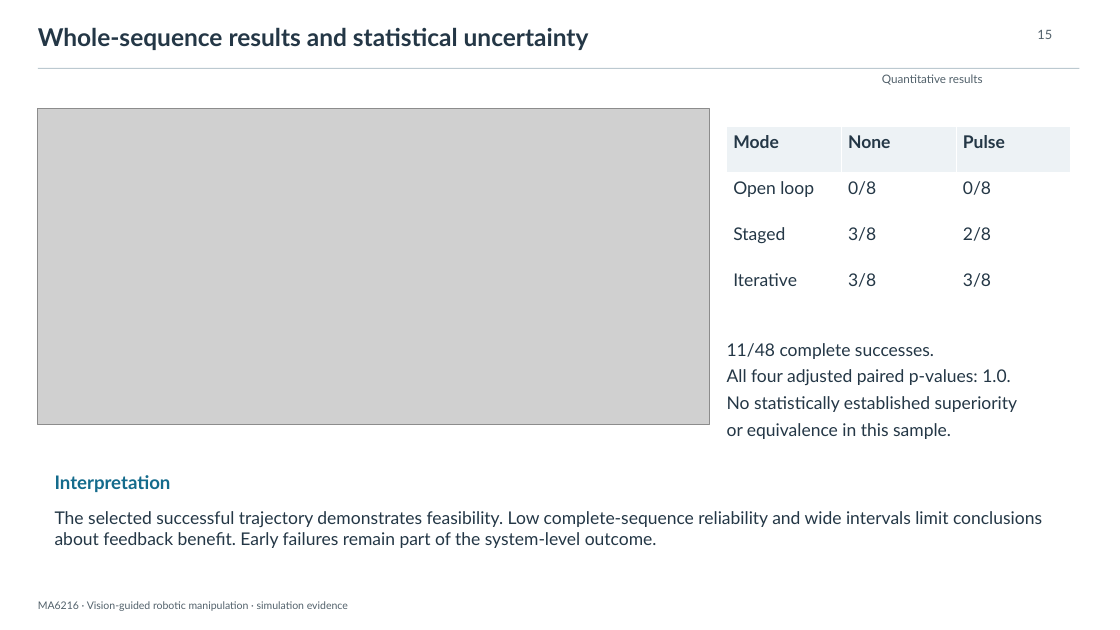
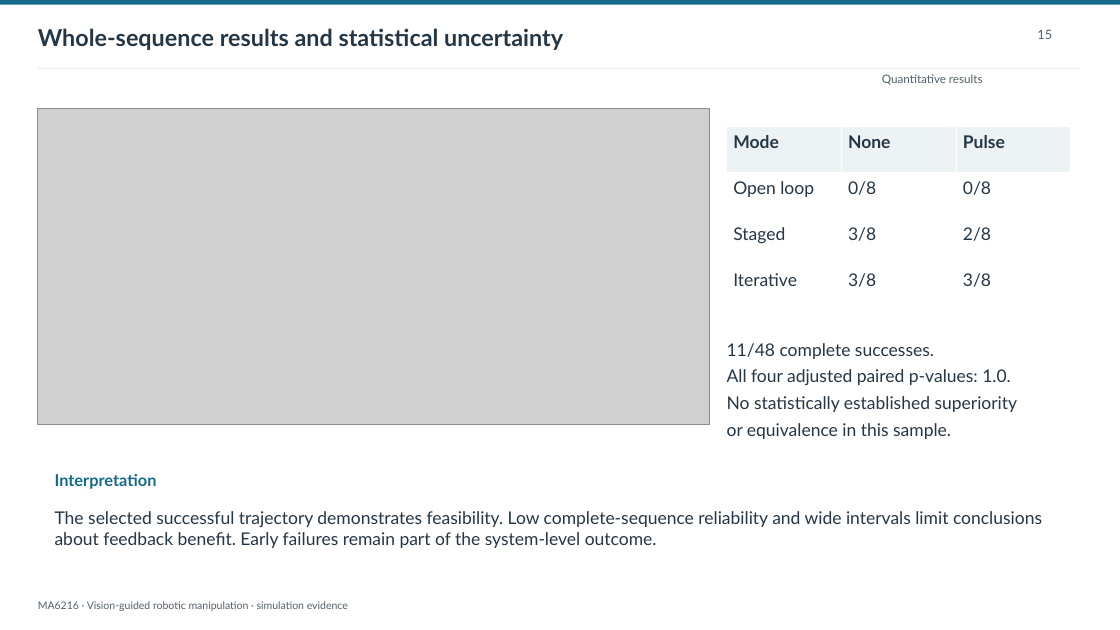
Before and after one commit to LewisLYU-HW/ma6216-ur5e-vision-pick-place, a slide deck: slide 15 of docs/presentation/vision_guided_manipulation.pptx. Drawn at 1120x630 pixels with LibreOffice and Linux fonts; fonts in the diff are those of the drawing; grey boxes stand for pictures. Boxes give left, top, right and bottom in pixels: in the first picture for what was removed or moved away, otherwise in the second. Text is boxed around its words. In the diff, an @@ line names an element or a change of style, - is before the commit and + after.

```diff
--- a/docs/presentation/vision_guided_manipulation.pptx
+++ b/docs/presentation/vision_guided_manipulation.pptx
@@ rectangle added at [0,0,1120,5], fill #146B8C @@
@@ text "Whole-sequence results and statistical uncertainty" at [38,28,563,50]: size 21 to 20 pt @@
@@ rectangle at [38,68,1080,69]: fill #BCC9D0 to #DBE3E7 @@
@@ text "Interpretation" at [55,474,157,489]: size 16 to 14 pt @@
```
Also in this commit, not shown: 18 other slides changed, 10 other files.
